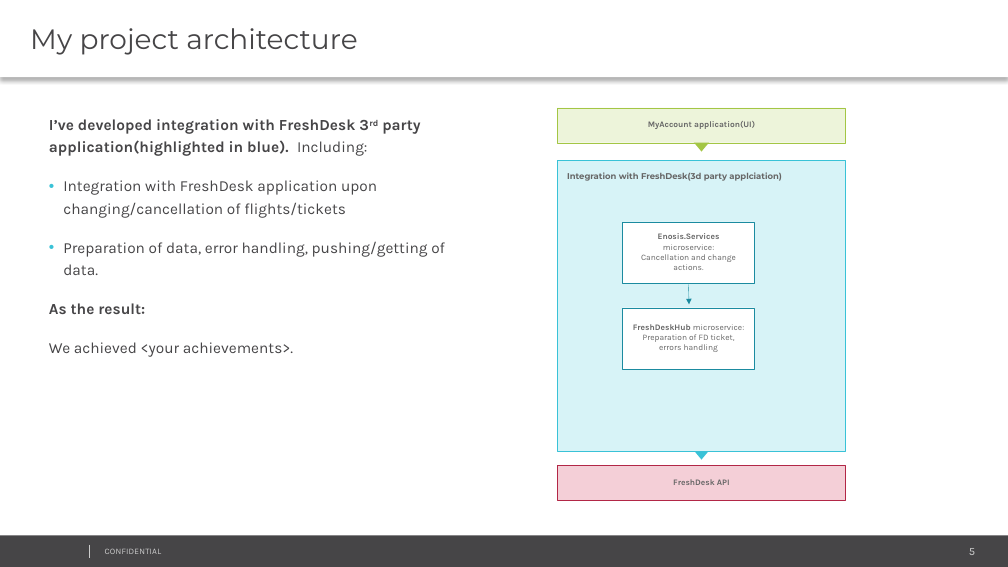
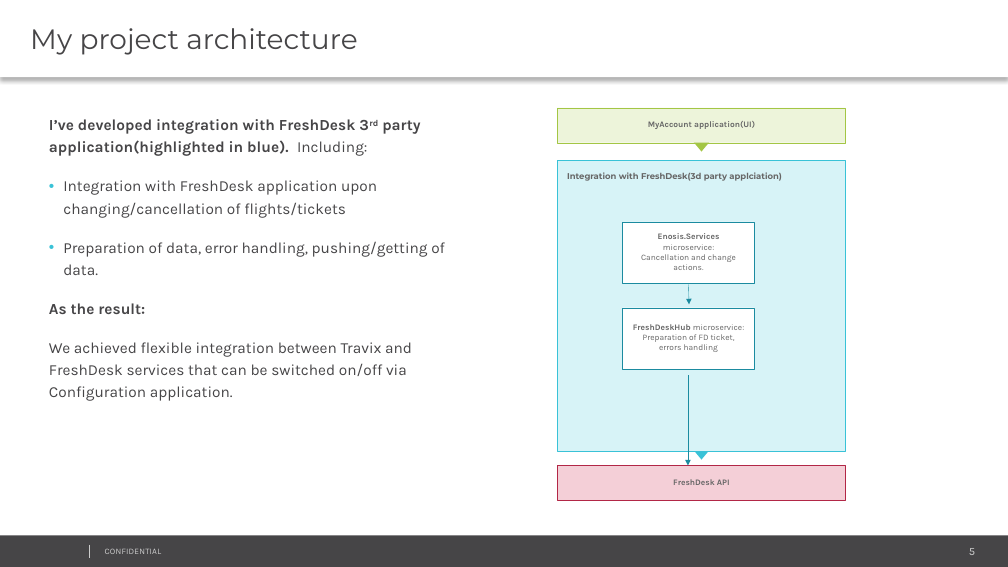
Before and after one commit to NikitaChernyavskii/assessment, a slide deck: slide 5 of Assessment Mikita Charniauski.pptx. Drawn at 1008x567 pixels with LibreOffice and Linux fonts; fonts in the diff are those of the drawing; background and template pictures are left out. Boxes give left, top, right and bottom in pixels: in the first picture for what was removed or moved away, otherwise in the second. Text is boxed around its words. In the diff, an @@ line names an element or a change of style, - is before the commit and + after.

Commit message:
some updates

```diff
--- a/Assessment Mikita Charniauski.pptx
+++ b/Assessment Mikita Charniauski.pptx
@@ text at (x1=49, y1=342, x2=412, y2=401): text changed @@
-We achieved <your achievements>.
+We achieved flexible integration between Travix and FreshDesk services that can be switched on/off via Configuration application.
@@ arrow added from (688, 375) to (688, 466), #1B8BA0 0.25 pt @@
```
Also in this commit, not shown: 1 other slide changed.
